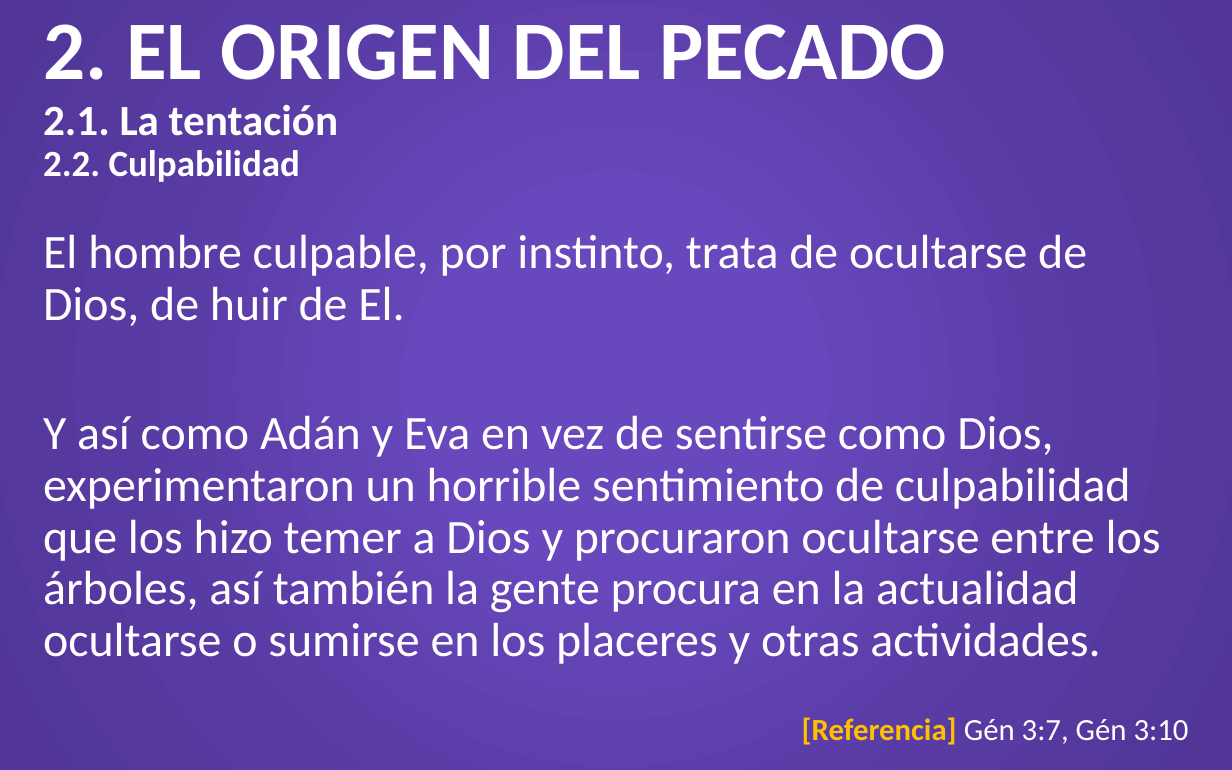
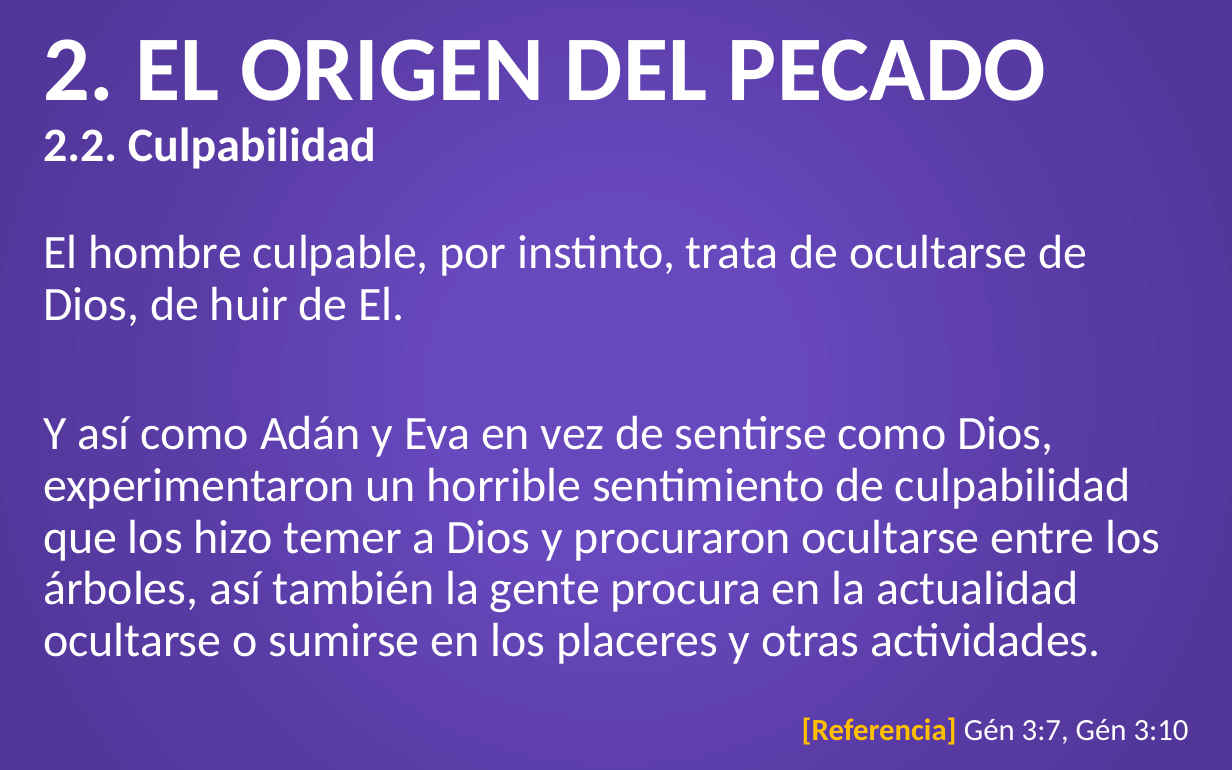
Before and after one commit to CreyTuning/documents, a slide deck: slide 13 of slideshow/Teologia Sistematica y Biblica - Myer Pearlman/Clases/7. Pecado.pptx (slide 14 before the commit). Drawn at 1232x770 pixels with LibreOffice and Linux fonts; fonts in the diff are those of the drawing. Boxes give left, top, right and bottom in pixels: in the first picture for what was removed or moved away, otherwise in the second. Text is boxed around its words. In the diff, an @@ line names an element or a change of style, - is before the commit and + after.

Commit message:
El pecado

```diff
--- a/slideshow/Teologia Sistematica y Biblica - Myer Pearlman/Clases/7. Pecado.pptx
+++ b/slideshow/Teologia Sistematica y Biblica - Myer Pearlman/Clases/7. Pecado.pptx
@@ title at [43,39,1046,169]: text changed; size 48.6 to 54 pt @@
-2. EL ORIGEN DEL PECADO
-2.1. La tentación
-2.2. Culpabilidad
+2. EL ORIGEN DEL PECADO
+2.2. Culpabilidad
```
Also in this commit, not shown: 9 slides added, 1 slide removed, 1 other file.
